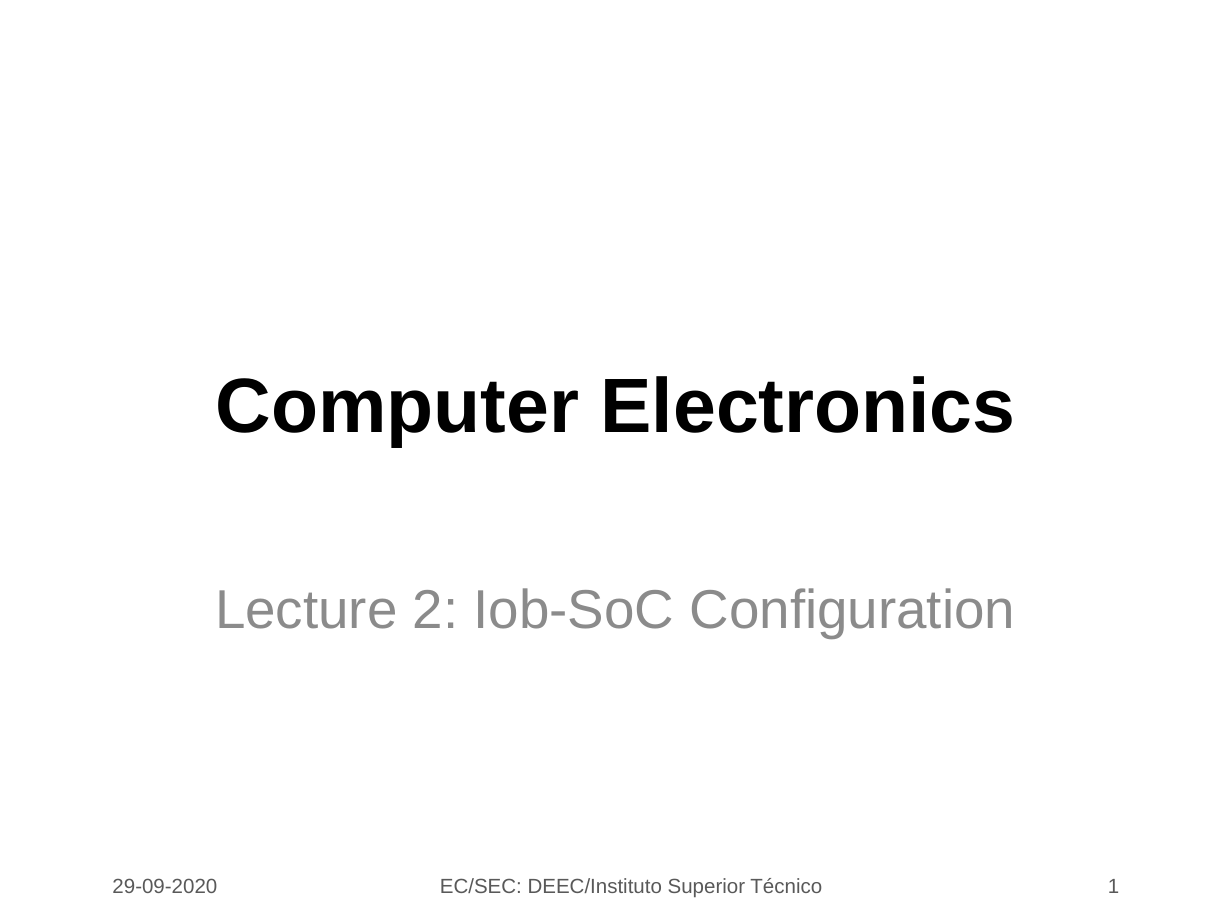
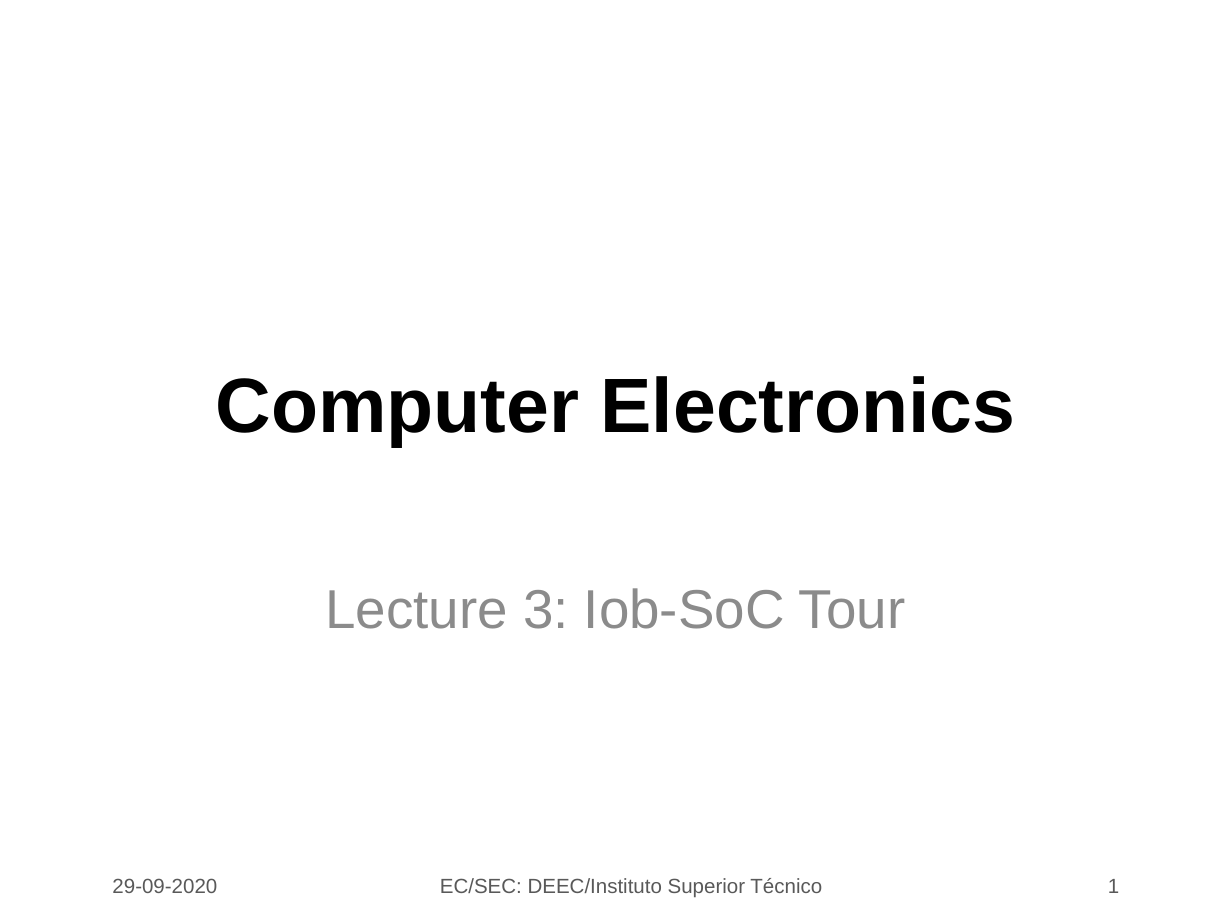
Before and after one commit to jjts/ist-sec, a slide deck: slide 1 of lectures/l3/l3.odp. Drawn at 1232x924 pixels with LibreOffice and Linux fonts; fonts in the diff are those of the drawing; background and template pictures are left out. Boxes give left, top, right and bottom in pixels: in the first picture for what was removed or moved away, otherwise in the second. Text is boxed around its words. In the diff, an @@ line names an element or a change of style, - is before the commit and + after.

```diff
--- a/lectures/l3/l3.odp
+++ b/lectures/l3/l3.odp
@@ subtitle at box(325, 588, 906, 629): text changed @@
-Lecture 2: Iob-SoC Configuration
+Lecture 3: Iob-SoC Tour
```
Also in this commit, not shown: 15 other slides changed, 3 slides added, 1 slide removed, 5 other files.
